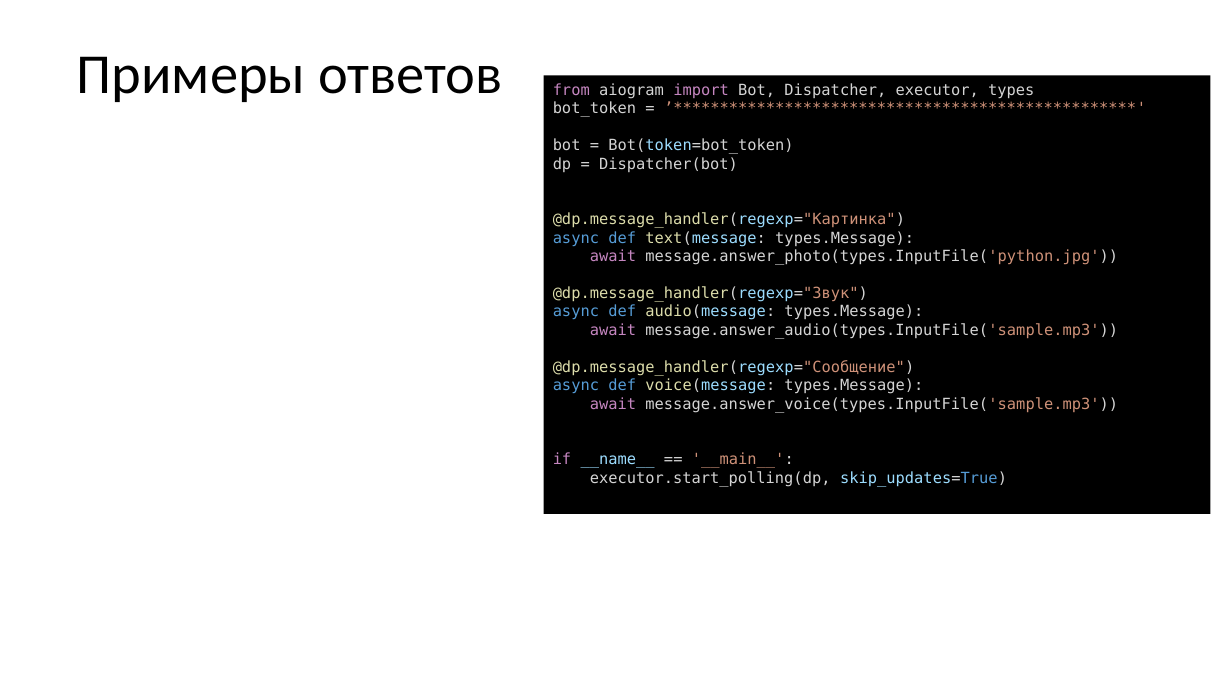
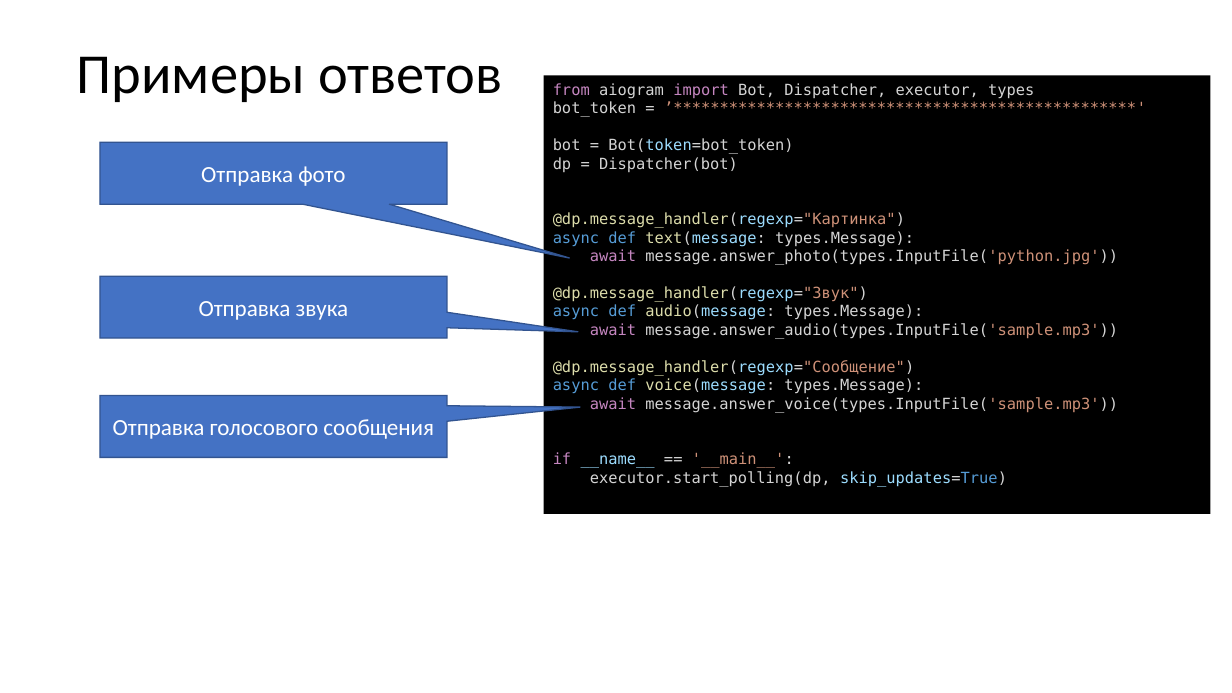
Before and after one commit to paveltsytovich/telegram-course, a slide deck: slide 253 of Presentation/Разработка ботов для телеграмм на Python.pptx. Drawn at 1232x693 pixels with LibreOffice and Linux fonts; fonts in the diff are those of the drawing. Boxes give left, top, right and bottom in pixels: in the first picture for what was removed or moved away, otherwise in the second. Text is boxed around its words. In the diff, an @@ line names an element or a change of style, - is before the commit and + after.

Commit message:
пример с одной клавишей

```diff
--- a/Presentation/Разработка ботов для телеграмм на Python.pptx
+++ b/Presentation/Разработка ботов для телеграмм на Python.pptx
@@ speech box added at [100,142,447,204], fill #4472C4, outline #325491 1 pt, 18 pt, text #FFFFFF @@
+Отправка фото
@@ speech box added at [100,276,447,338], fill #4472C4, outline #325491 1 pt, 18 pt, text #FFFFFF @@
+Отправка звука
@@ speech box added at [100,396,447,457], fill #4472C4, outline #325491 1 pt, 18 pt, text #FFFFFF @@
+Отправка голосового сообщения
```
Also in this commit, not shown: 1 other slide changed, 3 slides added, 1 other file.
